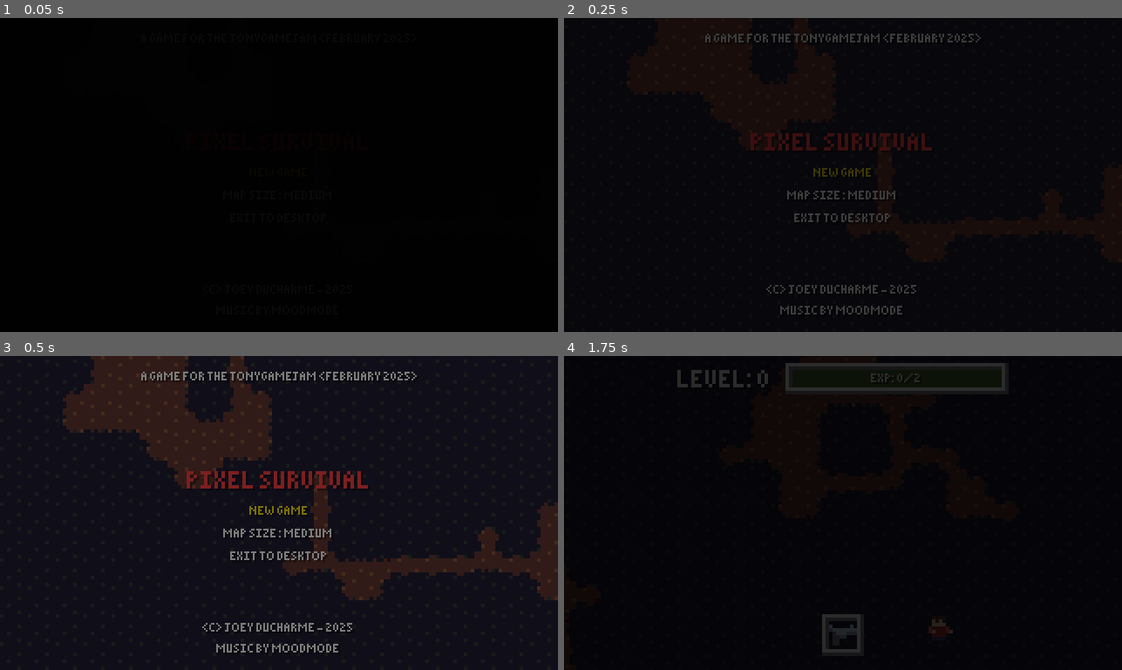
Above: before the commit, frames 1-4 (two rows, left to right).
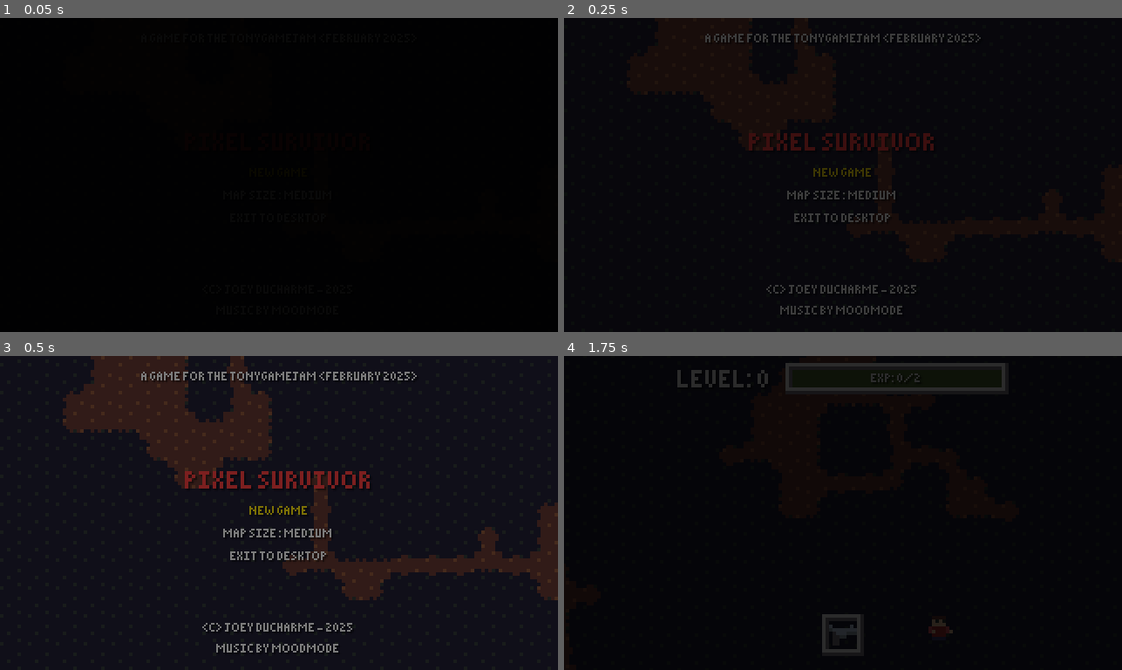
Above: after the commit, the same moments.

Repository: Joeyduch/Pixel_Survivor_TonyGameJam_Feb2025
Game: Godot game, scene res://Scenes/MainScenes/MainMenu/MainMenu.tscn
Two runs of this game, one before a commit and one after it. Both use one fixed random seed, a clock stepped at 60 frames per second and the inputs below. Sound files missing from this copy of the repository are replaced by a short silence.
Inputs:
- Up to frame 1 (0.05 s): no input
- Up to frame 2 (0.25 s): no input
- Up to frame 3 (0.5 s): no input
- Up to frame 4 (1.75 s): hold D (Control_Right) 0.53-1.28 s; hold Space (Control_A) 0.53-1.28 s; hold S (Control_Down) from 1.28 s (still down); tap Ctrl (Control_B) at 1.35 s

The runs differ from the first frame. In frame 2, 0.7% of the frame differs, in the area x 33-67%, y 36-43%; in frame 3, 0.7%; in frame 4, nothing differs.

Commit message:
Fixed menu title label from PixelSurvival to PixelSurvivor

Diff:
--- a/Scenes/MainScenes/MainMenu/MainMenu.tscn
+++ b/Scenes/MainScenes/MainMenu/MainMenu.tscn
@@ -61,7 +61,7 @@
 [node name="Title" type="Label" parent="MenuContainer/Menu"]
 layout_mode = 2
 size_flags_horizontal = 4
-text = "pixel survival"
+text = "pixel survivor"
 label_settings = ExtResource("4_408d7")
 horizontal_alignment = 1
 vertical_alignment = 1
Not shown, changed: NOTES.txt
Not shown, changed: export_presets.cfg
